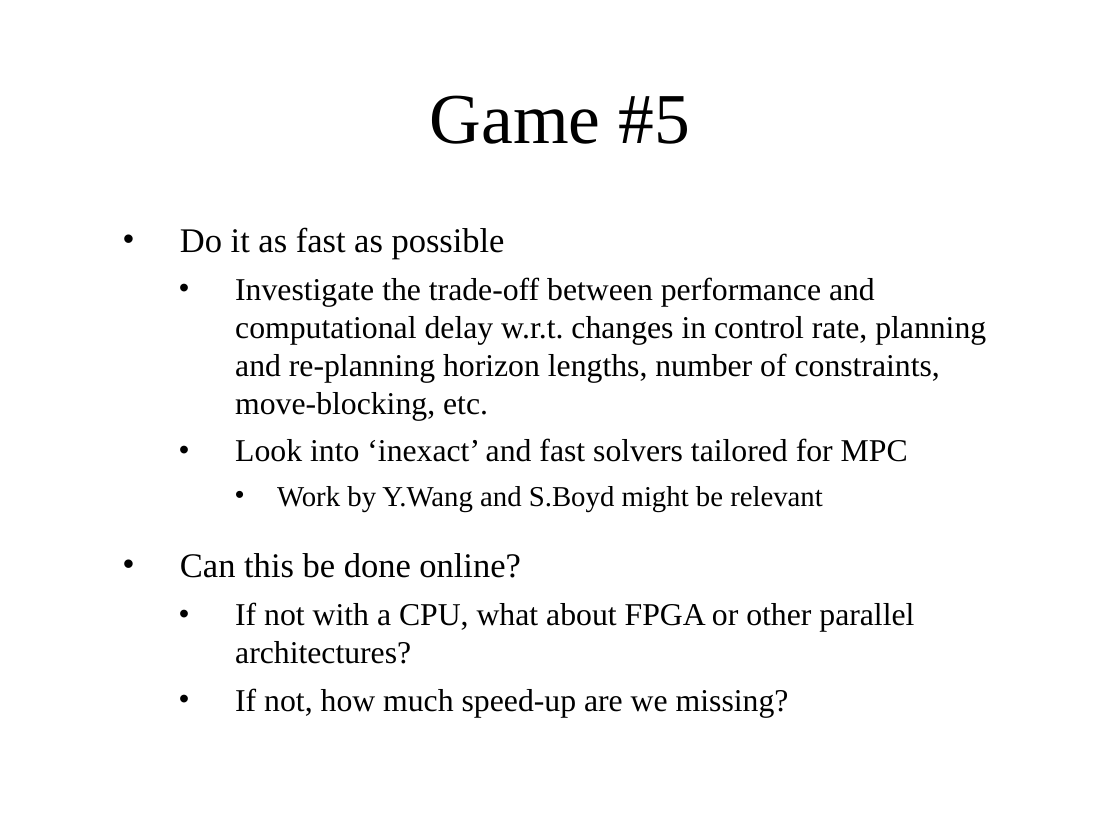
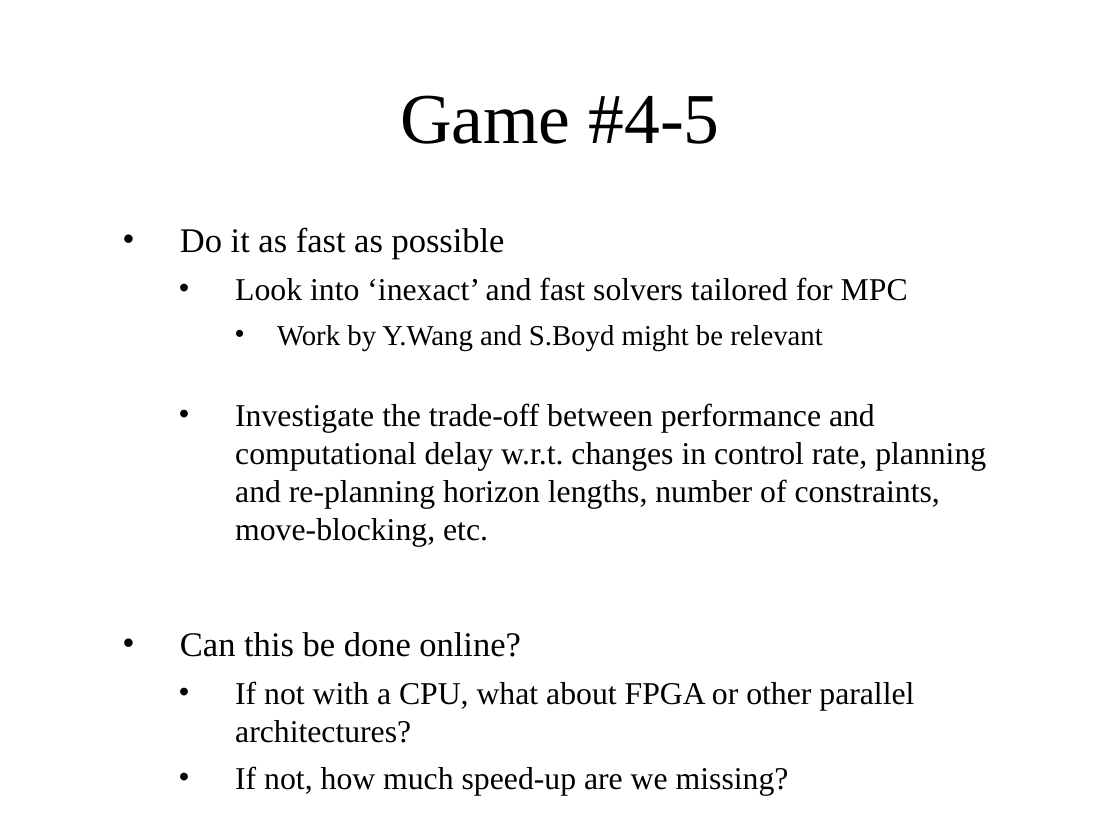
Before and after one commit to ZahraBoroujeni/zmpc, a slide deck: slide 26 of mpc.pptx. Drawn at 1120x840 pixels with LibreOffice and Linux fonts; fonts in the diff are those of the drawing; background and template pictures are left out. Boxes give left, top, right and bottom in pixels: in the first picture for what was removed or moved away, otherwise in the second. Text is boxed around its words. In the diff, an @@ line names an element or a change of style, - is before the commit and + after.

Commit message:
updated mpc presentation slides

```diff
--- a/mpc.pptx
+++ b/mpc.pptx
@@ title at <box>400,95,720,144</box>: text changed @@
-Game #5
+Game #4-5
@@ text at <box>235,277,986,420</box>: paragraph removed @@
-  • Investigate the trade-off between performance and computational delay w.r.t. changes in control rate, planning and re-planning horizon lengths, number of constraints, move-blocking, etc.
@@ text at <box>235,403,986,546</box>: paragraph added @@
+  • Investigate the trade-off between performance and computational delay w.r.t. changes in control rate, planning and re-planning horizon lengths, number of constraints, move-blocking, etc.
```
Also in this commit, not shown: 1 other slide changed, 3 slides added, 1 other file.
